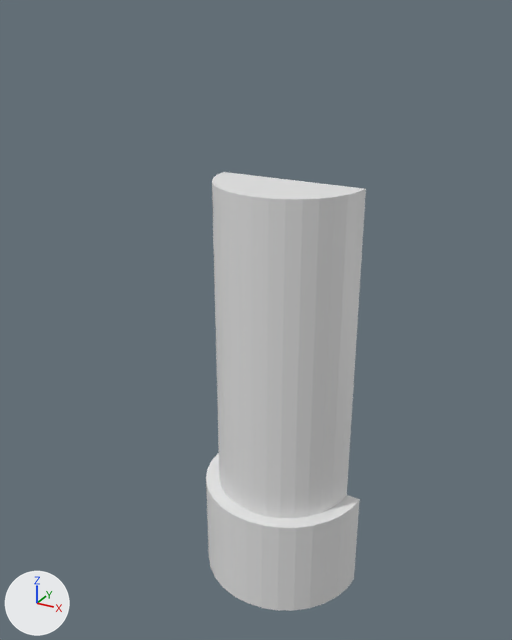
Before and after pictures for a commit that changed the FBX model Assets/Models/EnarcYm2/EnarcYm OutPole.fbx.
Both versions are drawn from a 50 mm camera at (0.392, -0.804, 0.723) aimed at (-0.011, -0.072, 0.357). Every picture has the same lights, and +X, +Y and +Z are marked at lower left. Where no turn or scale is listed for an object, it has been applied to the vertices.

Before the edit, the objects in view are built like this:
```python
me_円柱_001 = bpy.data.meshes.new('円柱.001')
me_円柱_001.from_pydata(...)  # 34 vertices, 19 faces; spans x -0.12..0.12, y -0.12..0.0, z -0.075..0.075
me_円柱_002 = bpy.data.meshes.new('円柱.002')
me_円柱_002.from_pydata(...)  # 34 vertices, 19 faces; spans x -0.1..0.1, y -0.1..0.0, z -0.225..0.225
ob_円柱 = bpy.data.objects.new('円柱', me_円柱_002)
ob_円柱.location = (0.0, 0.0, 0.3)
ob_円柱_001 = bpy.data.objects.new('円柱.001', me_円柱_001)
ob_円柱_001.location = (0.0, 0.0, 0.0)
```
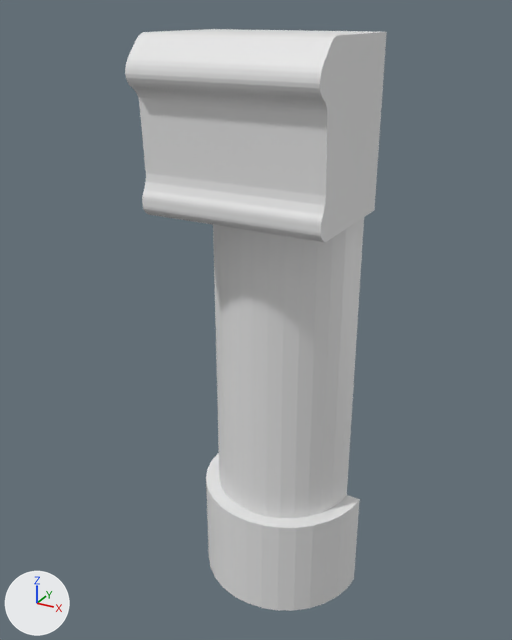
Commit message: Update: EnarcYm2 models

Edits to the bpy script that builds the scene:
```text
Add me_平面_007:
    me_平面_007.from_pydata(...)  # 68 vertices, 36 faces; spans x -0.113..0.113, y -0.1..0.075, z -0.2..0.0
Add ob_平面:
    ob_平面 = bpy.data.objects.new('平面', me_平面_007)
    ob_平面.location = (0.0, -0.075, 0.7)
```

What differs and where, as boxes [x1, y1, x2, y2] in the pictures (512 x 640 px):
'平面', added: after [125, 29, 387, 242]
